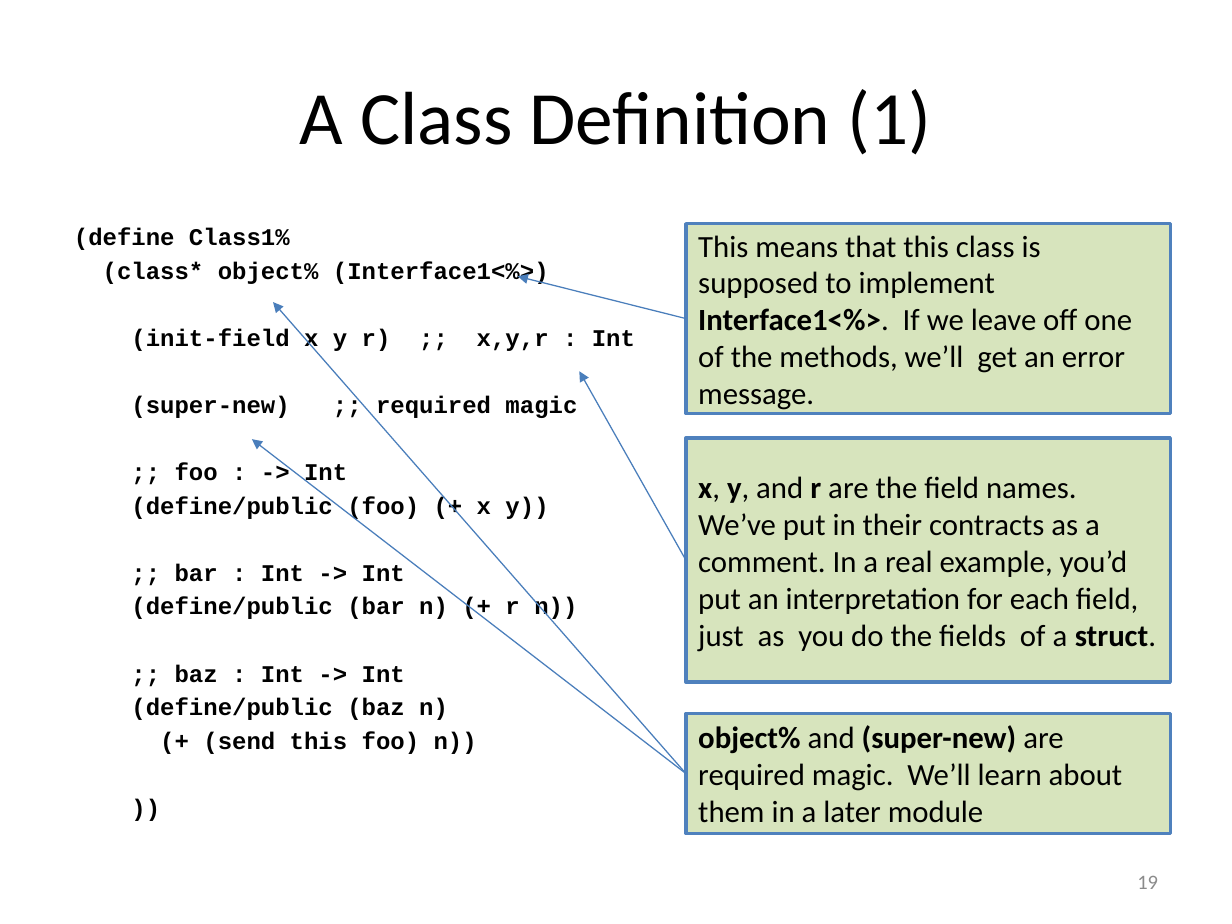
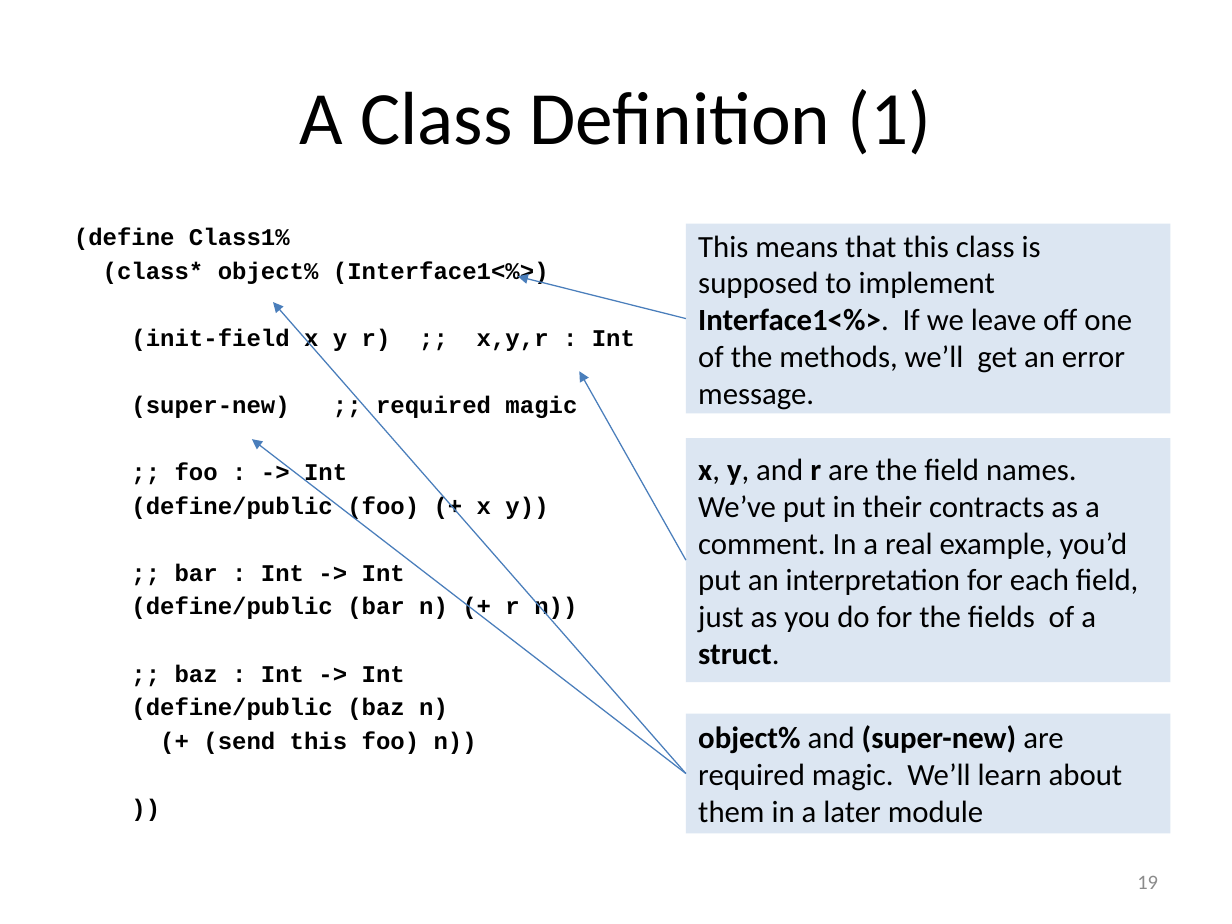
Before and after one commit to mwand/cs5010f16, a slide deck: slide 19 of Slides/Lesson 9.1 Classes, Objects, and Methods.pptx. Drawn at 1232x924 pixels with LibreOffice and Linux fonts; fonts in the diff are those of the drawing. Boxes give left, top, right and bottom in pixels: in the first picture for what was removed or moved away, otherwise in the second. Text is boxed around its words. In the diff, an @@ line names an element or a change of style, - is before the commit and + after.

Commit message:
starting to work on module09

```diff
--- a/Slides/Lesson 9.1 Classes, Objects, and Methods.pptx
+++ b/Slides/Lesson 9.1 Classes, Objects, and Methods.pptx
@@ fill #D7E4BD to #DCE6F2; outline #4F81BD 2 pt to none in 3 elements at (x1=686, y1=224, x2=1170, y2=414), (x1=686, y1=713, x2=1170, y2=833), (x1=686, y1=439, x2=1170, y2=683) @@
@@ text in rectangle at (x1=698, y1=458, x2=1138, y2=665): text changed @@
-x, y, and r are the field names. We’ve put in their contracts as a comment. In a real example, you’d put an interpretation for each field, just as you do the fields of a struct.
+x, y, and r are the field names. We’ve put in their contracts as a comment. In a real example, you’d put an interpretation for each field, just as you do for the fields of a struct.
```
Also in this commit, not shown: 13 other slides changed, 9 other files.
